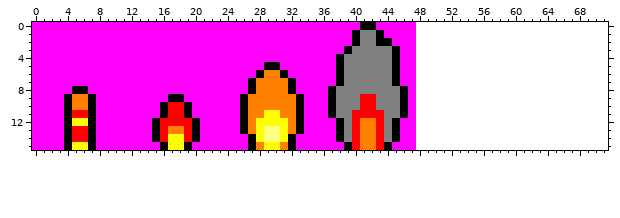
Two states of a pixel-art file, assets/aseprite/fx.aseprite. Above is the file before it was changed.
48x16 pixels, 1 frame. The old version is drawn lined up with the new one, on the new canvas.
After the commit:
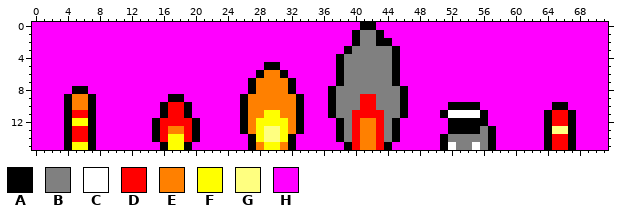
Palette (. is transparent): A #000000  B #808080  C #ffffff  D #ff0000  E #ff8000  F #ffff00  G #ffff80  H #ff00ff
Changes in this commit:
canvas 48x16 -> 72x16
@@ x 46..71 @@
- 0 HH........................
- 1 HH........................
- 2 HH........................
- 3 HH........................
- 4 HH........................
- 5 HH........................
- 6 HH........................
- 7 HH........................
- 8 AH........................
- 9 AH........................
-10 AH........................
-11 AH........................
-12 HH........................
-13 HH........................
-14 HH........................
-15 HH........................
+ 0 HHHHHHHHHHHHHHHHHHHHHHHHHH
+ 1 HHHHHHHHHHHHHHHHHHHHHHHHHH
+ 2 HHHHHHHHHHHHHHHHHHHHHHHHHH
+ 3 HHHHHHHHHHHHHHHHHHHHHHHHHH
+ 4 HHHHHHHHHHHHHHHHHHHHHHHHHH
+ 5 HHHHHHHHHHHHHHHHHHHHHHHHHH
+ 6 HHHHHHHHHHHHHHHHHHHHHHHHHH
+ 7 HHHHHHHHHHHHHHHHHHHHHHHHHH
+ 8 AHHHHHHHHHHHHHHHHHHHHHHHHH
+ 9 AHHHHHHHHHHHHHHHHHHHHHHHHH
+10 AHHHHHAAAAHHHHHHHHHAAHHHHH
+11 AHHHHACCCCAHHHHHHHADDAHHHH
+12 HHHHHHAAAAAHHHHHHHADDAHHHH
+13 HHHHHHAAAABAHHHHHHAGGAHHHH
+14 HHHHHABBBBBAHHHHHHADDAHHHH
+15 HHHHHACBBCBAHHHHHHADDAHHHH
Pixel boxes of the changes (left, top, right, bottom) in both pictures:
added: (416, 22, 608, 150)
